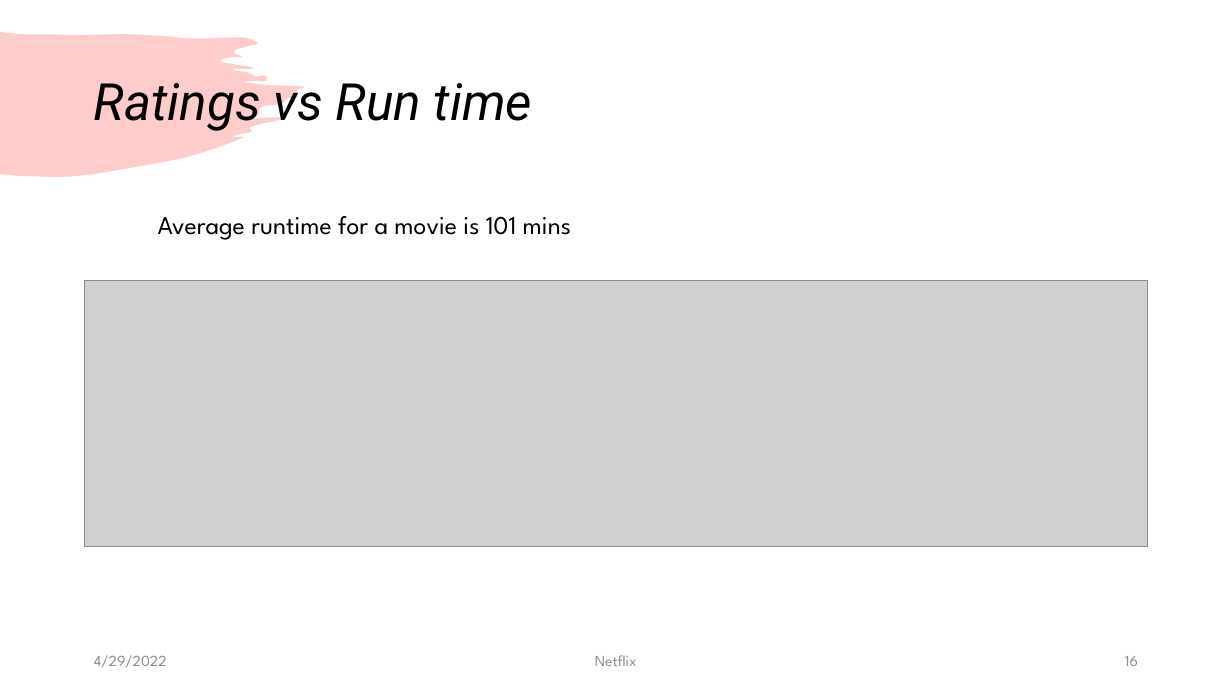
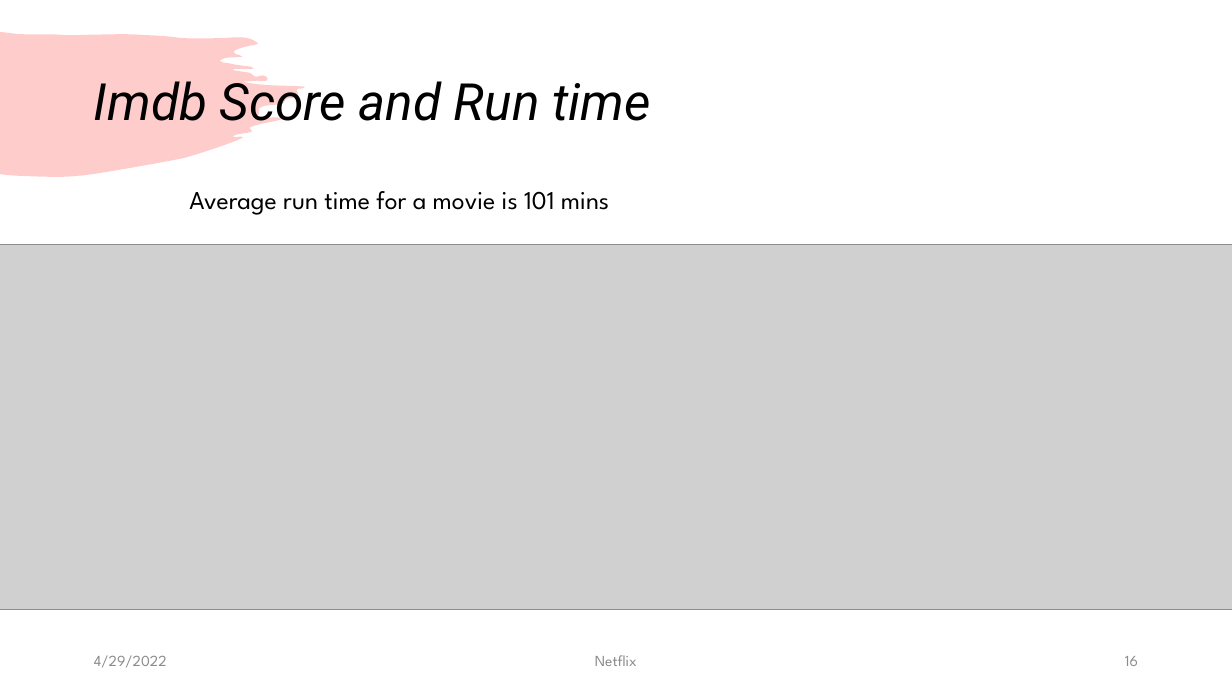
Before and after one commit to Kevinle76/NetFlix, a slide deck: slide 16 of Project_1.pptx. Drawn at 1232x693 pixels with LibreOffice and Linux fonts; fonts in the diff are those of the drawing; grey boxes stand for pictures. Boxes give left, top, right and bottom in pixels: in the first picture for what was removed or moved away, otherwise in the second. Text is boxed around its words. In the diff, an @@ line names an element or a change of style, - is before the commit and + after.

```diff
--- a/Project_1.pptx
+++ b/Project_1.pptx
@@ title at (94,81,650,121): text changed @@
-Ratings vs Run time
+Imdb Score and Run time
@@ text at (189,191,609,215): spaces changed @@
-Average runtime for a movie is 101 mins
+Average run time for a movie is 101 mins
@@ picture: place and size @@
-picture at (85,281,1148,547)
+picture at (0,244,1232,609)
```
Also in this commit, not shown: 1 other slide changed, 3 other files.
